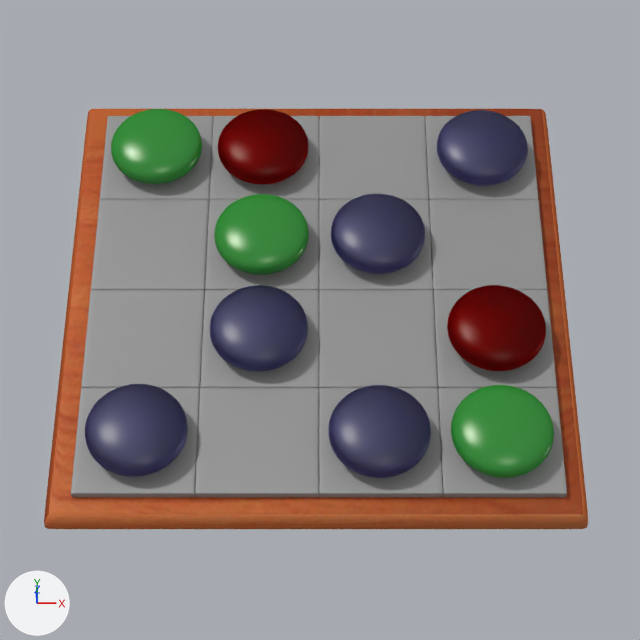
What one commit did to the Blender file apps/src/four-in-a-row.blend.
One viewpoint serves both versions: the file's camera 'Camera'. The axes (+X, +Y, +Z) are drawn at lower left. The lights are the same throughout.
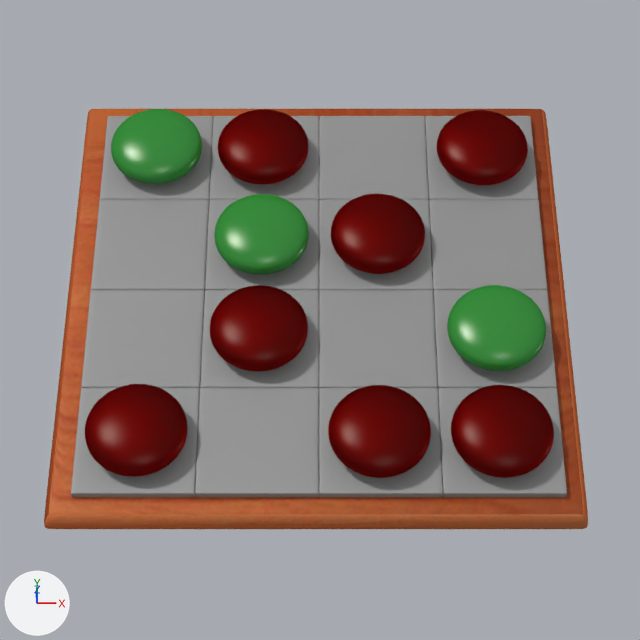
Commit message: / ‘apps/src/four-in-a-row.blend’ + ‘apps/src/four-in-a-row.blend1’

The change, as a diff of the scene's bpy script:
```diff
--- a/apps/src/four-in-a-row.blend.py
+++ b/apps/src/four-in-a-row.blend.py
@@ ob_sphere_009 @@
 ob_sphere_009.scale = (0.247, 0.247, 0.247)
-ob_sphere_009.material_slots[0].link = 'OBJECT'; ob_sphere_009.material_slots[0].material = mat_red_001
+ob_sphere_009.material_slots[0].link = 'OBJECT'; ob_sphere_009.material_slots[0].material = mat_green
 _m = ob_sphere_009.modifiers.new('Subsurf', 'SUBSURF')
@@ ob_sphere_005 @@
 ob_sphere_005.scale = (0.247, 0.247, 0.247)
-ob_sphere_005.material_slots[0].link = 'OBJECT'; ob_sphere_005.material_slots[0].material = mat_green
+ob_sphere_005.material_slots[0].link = 'OBJECT'; ob_sphere_005.material_slots[0].material = mat_red_001
 _m = ob_sphere_005.modifiers.new('Subsurf', 'SUBSURF')
@@ ob_sphere_004 @@
 ob_sphere_004.scale = (0.247, 0.247, 0.247)
-ob_sphere_004.material_slots[0].link = 'OBJECT'; ob_sphere_004.material_slots[0].material = mat_blue
+ob_sphere_004.material_slots[0].link = 'OBJECT'; ob_sphere_004.material_slots[0].material = mat_red_001
 _m = ob_sphere_004.modifiers.new('Subsurf', 'SUBSURF')
@@ ob_sphere_003 @@
 ob_sphere_003.scale = (0.247, 0.247, 0.247)
-ob_sphere_003.material_slots[0].link = 'OBJECT'; ob_sphere_003.material_slots[0].material = mat_blue
+ob_sphere_003.material_slots[0].link = 'OBJECT'; ob_sphere_003.material_slots[0].material = mat_red_001
 _m = ob_sphere_003.modifiers.new('Subsurf', 'SUBSURF')
@@ ob_sphere_002 @@
 ob_sphere_002.scale = (0.247, 0.247, 0.247)
-ob_sphere_002.material_slots[0].link = 'OBJECT'; ob_sphere_002.material_slots[0].material = mat_blue
+ob_sphere_002.material_slots[0].link = 'OBJECT'; ob_sphere_002.material_slots[0].material = mat_red_001
 _m = ob_sphere_002.modifiers.new('Subsurf', 'SUBSURF')
@@ ob_sphere_000 @@
 ob_sphere_000.scale = (0.247, 0.247, 0.247)
-ob_sphere_000.material_slots[0].link = 'OBJECT'; ob_sphere_000.material_slots[0].material = mat_blue
+ob_sphere_000.material_slots[0].link = 'OBJECT'; ob_sphere_000.material_slots[0].material = mat_red_001
 _m = ob_sphere_000.modifiers.new('Subsurf', 'SUBSURF')
@@ ob_sphere_001 @@
 ob_sphere_001.scale = (0.247, 0.247, 0.247)
-ob_sphere_001.material_slots[0].link = 'OBJECT'; ob_sphere_001.material_slots[0].material = mat_blue
+ob_sphere_001.material_slots[0].link = 'OBJECT'; ob_sphere_001.material_slots[0].material = mat_red_001
 _m = ob_sphere_001.modifiers.new('Subsurf', 'SUBSURF')
```

Changed parts and their boxes [x1, y1, x2, y2] in the pictures (640 x 640 px):
'Sphere.005', recoloured (green to red): [451, 385, 554, 478] in both
'Sphere.004', recoloured (blue to red): [328, 385, 431, 478] in both
'Sphere.001', recoloured (blue to red): [85, 384, 188, 477] in both
'Sphere.009', recoloured (red to green): [447, 285, 546, 371] in both
'Sphere.000', recoloured (blue to red): [210, 285, 308, 371] in both
'Sphere.002', recoloured (blue to red): [331, 194, 425, 274] in both
'Sphere.003', recoloured (blue to red): [437, 110, 528, 185] in both
